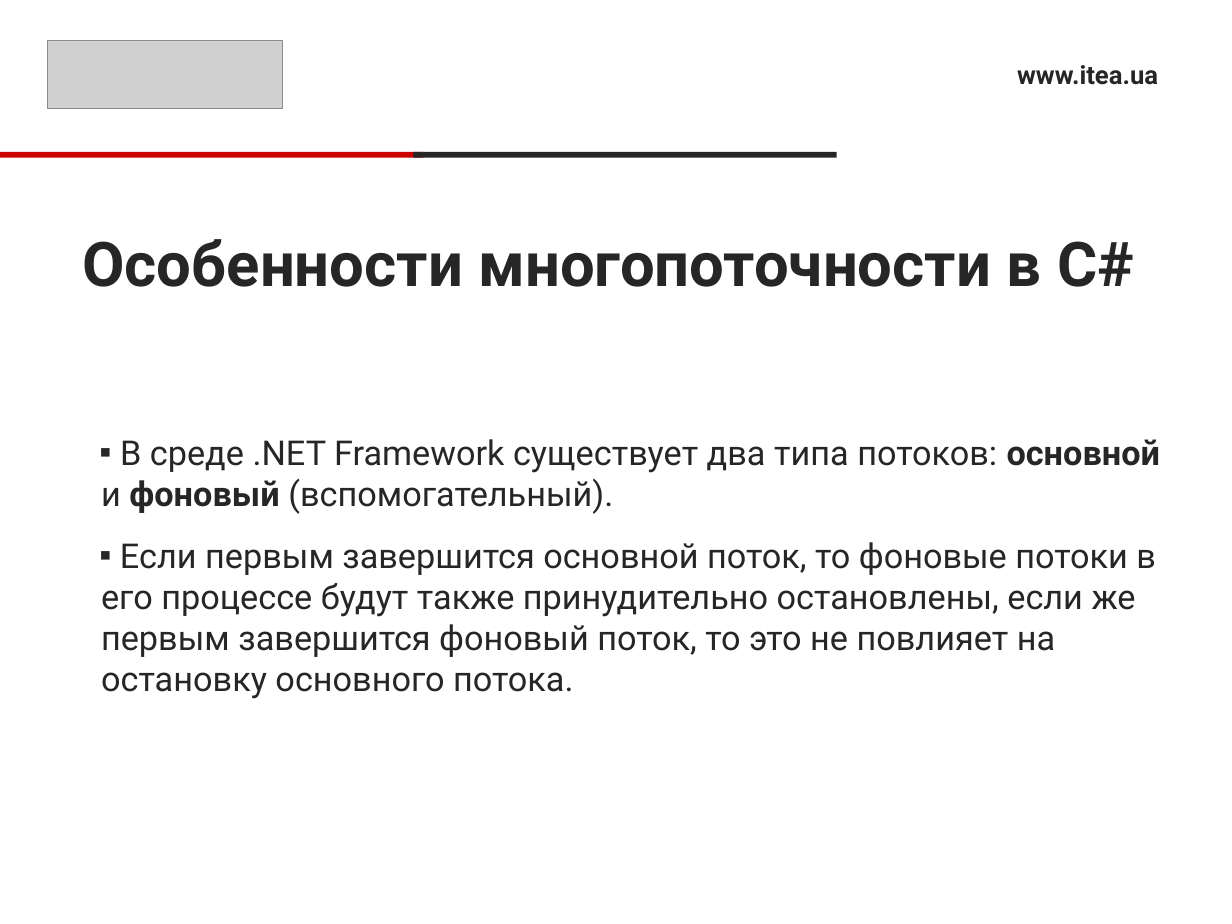
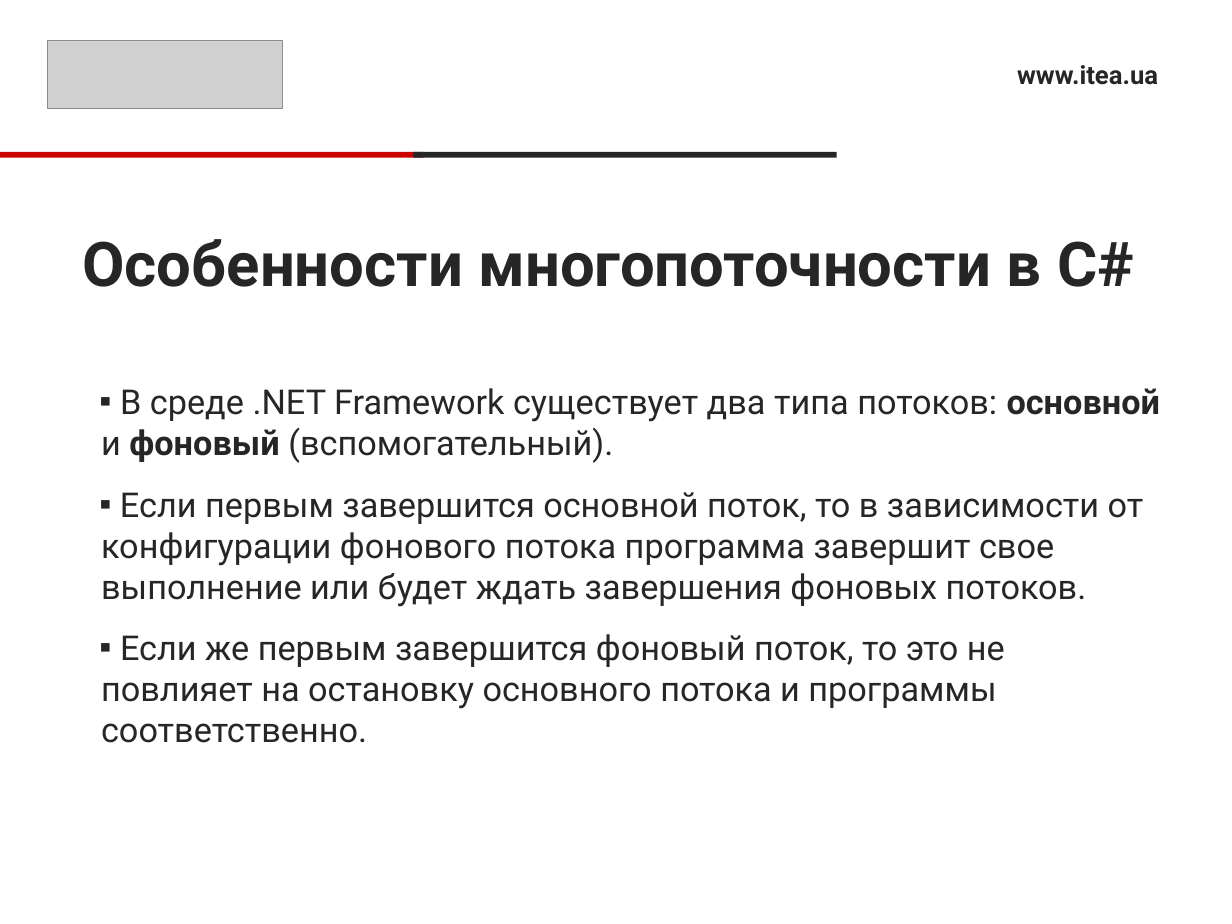
Before and after one commit to RusyaOne/CSharpAdvanced---19.01.2021, a slide deck: slide 3 of 12.Threads/ThreadsPresentation.pptx. Drawn at 1232x924 pixels with LibreOffice and Linux fonts; fonts in the diff are those of the drawing; grey boxes stand for pictures. Boxes give left, top, right and bottom in pixels: in the first picture for what was removed or moved away, otherwise in the second. Text is boxed around its words. In the diff, an @@ line names an element or a change of style, - is before the commit and + after.

```diff
--- a/12.Threads/ThreadsPresentation.pptx
+++ b/12.Threads/ThreadsPresentation.pptx
@@ text at [101, 492, 1144, 743]: text changed @@
-▪ Если первым завершится основной поток, то фоновые потоки в его процессе будут также принудительно остановлены, если же первым завершится фоновый поток, то это не повлияет на остановку основного потока.
+▪ Если первым завершится основной поток, то в зависимости от конфигурации фонового потока программа завершит свое выполнение или будет ждать завершения фоновых потоков.
+▪ Если же первым завершится фоновый поток, то это не повлияет на остановку основного потока и программы соответственно.
```
Also in this commit, not shown: 3 other slides changed, 1 slide removed, 7 other files.
